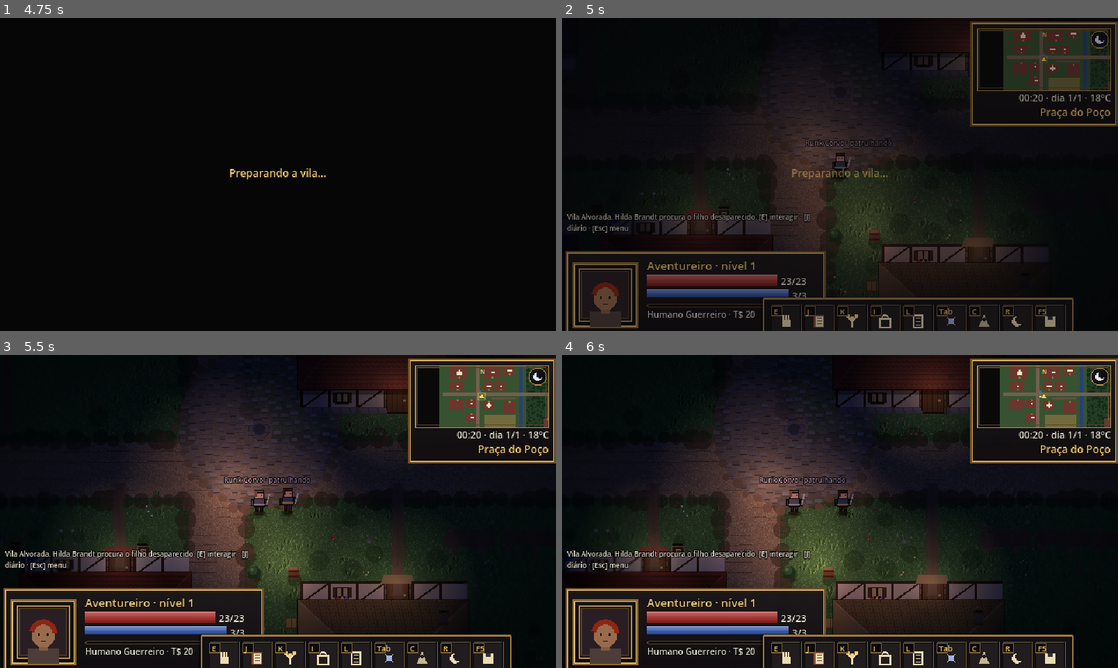
Above: before the commit, frames 1-4 (two rows, left to right).
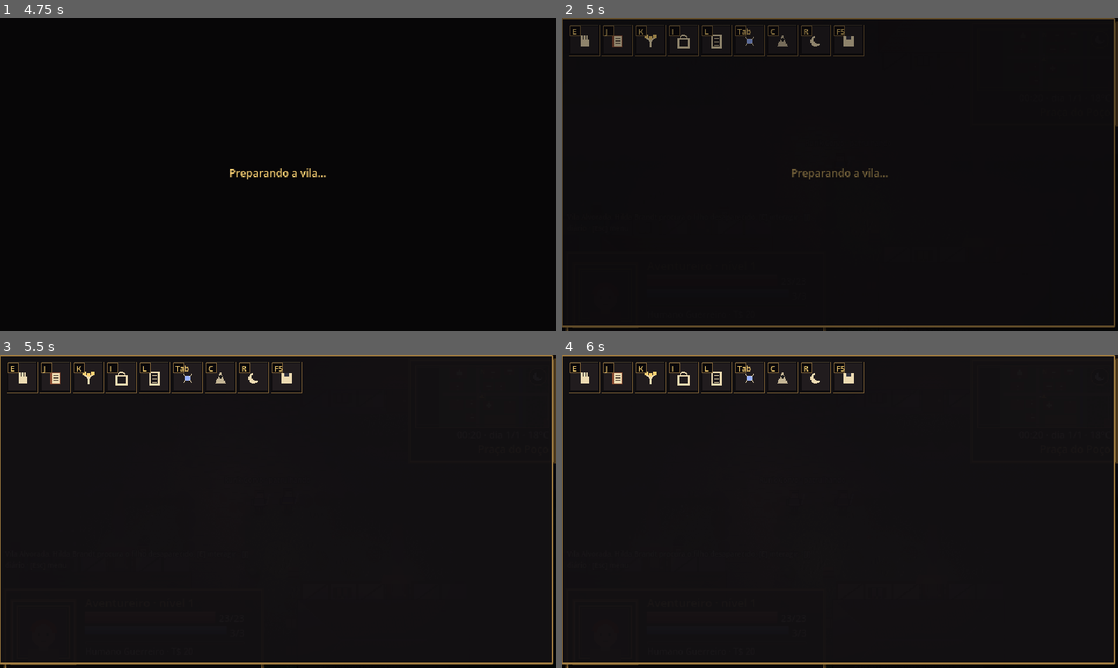
Above: after the commit, the same moments.

Repository: Vihtones/Cronicas-de-arton-1
Game: Godot game, scene res://scenes/main.tscn
Two runs of this game, one before a commit and one after it. Both use one fixed random seed, a clock stepped at 60 frames per second and the inputs below.
Inputs (mouse positions are in pixels of both pictures, inside the frame that each line leads up to):
- Up to frame 1 (4.75 s): click "Novo jogo — Aventureiro (Guer…" at 0.5 s; click (222, 321) at 1.27 s; click (22, 39) at 2.02 s; click (255, 321) at 2.77 s; click (55, 39) at 3.52 s; click (289, 321) at 4.27 s
- Up to frame 2 (5 s): no input
- Up to frame 3 (5.5 s): tap Enter at 5, 5.1 s; move the mouse to (400, 495) at 5.02 s; hold D (move_right) from 5.03 s (still down); click (400, 495) at 5.17 s; tap Space at 5.27 s
- Up to frame 4 (6 s): release D (move_right) at 5.75 s; drag from (728, 527) to (812, 574) at 5.77 s

Frame 1 is identical in both runs. In frame 2, 23% of the frame differs, in the area x 0-100%, y 0-100%; in frame 3, 36%; in frame 4, 36%.

Commit message:
HUD: atalhos no canto inferior direito, sem sobrepor o painel de status
Co-Authored-By: Claude Haiku 5.5 <noreply@anthropic.com>
Claude-Session: https://claude.ai/code/session_01HZtRiEACHZcGjMf5GEYDgx

Diff:
--- a/src/presentation/ui/ui_root.gd
+++ b/src/presentation/ui/ui_root.gd
@@ -133,6 +133,12 @@
 	t.set_stylebox("scroll", "VScrollBar", track)
 	return t
 
+
+func _ancorar_canto_inferior_direito(c: Control) -> void:
+	c.grow_horizontal = Control.GROW_DIRECTION_BEGIN
+	c.grow_vertical = Control.GROW_DIRECTION_BEGIN
+	c.offset_right = -4
+	c.offset_bottom = -4
 
 func _panel(parent: Control, anchor_preset: int) -> PanelContainer:
 	var p := PanelContainer.new()
@@ -325,10 +331,13 @@
 	toast.modulate.a = 0.0
 	root.add_child(toast)
 	# cinto de atalhos da exploração (centro, embaixo)
-	belt = _panel(root, Control.PRESET_TOP_LEFT)
-	belt.position = Vector2(232, 322)
-	var brow := HBoxContainer.new()
-	brow.add_theme_constant_override("separation", 2)
+	# canto inferior direito: não encosta no painel de status (canto inferior esquerdo)
+	belt = _panel(root, Control.PRESET_BOTTOM_RIGHT)
+	_ancorar_canto_inferior_direito(belt)
+	var brow := HFlowContainer.new()   # quebra em 2 linhas para caber ao lado do painel de status
+	brow.custom_minimum_size = Vector2(324, 0)
+	brow.add_theme_constant_override("h_separation", 2)
+	brow.add_theme_constant_override("v_separation", 2)
 	belt.add_child(brow)
 	for spec in [["interagir", "E", "Interagir [E]", func(): get_parent().call("_explore_key", KEY_E)],
 			["diario", "J", "Diário [J]", func(): toggle_journal()],
@@ -884,11 +893,10 @@
 	combat_bar.offset_right = -120
 	combat_info = _label("", 8)
 	combat_bar.add_child(combat_info)
-	combat_belt = _panel(root, Control.PRESET_TOP_LEFT)
-	combat_belt.position = Vector2(204, 290)
-	combat_belt.custom_minimum_size = Vector2(0, 0)
+	combat_belt = _panel(root, Control.PRESET_BOTTOM_RIGHT)
+	_ancorar_canto_inferior_direito(combat_belt)
 	var row := HFlowContainer.new()   # quebra linha em vez de cortar espaços para fora da tela
-	row.custom_minimum_size = Vector2(424, 0)
+	row.custom_minimum_size = Vector2(324, 0)
 	row.add_theme_constant_override("h_separation", 2)
 	row.add_theme_constant_override("v_separation", 2)
 	combat_belt.add_child(row)
Not shown, changed: CHANGELOG.md
